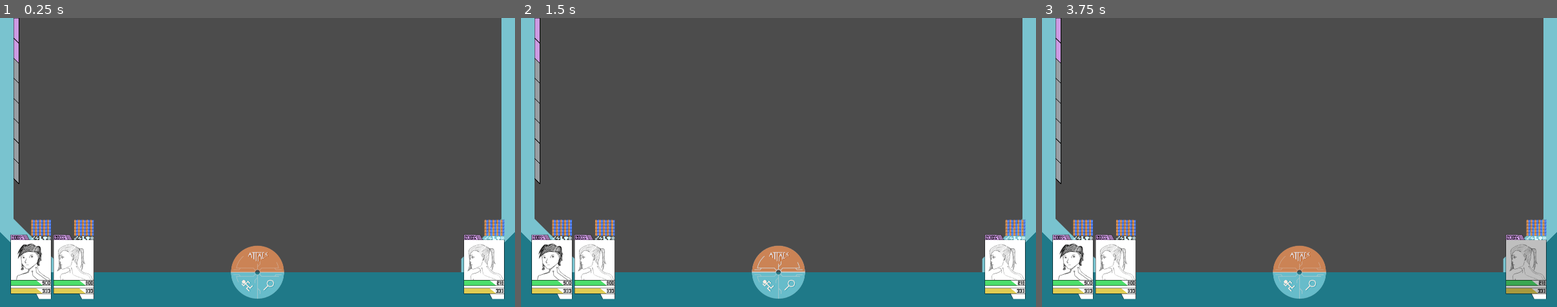
Above: before the commit, frames 1-3 (left to right).
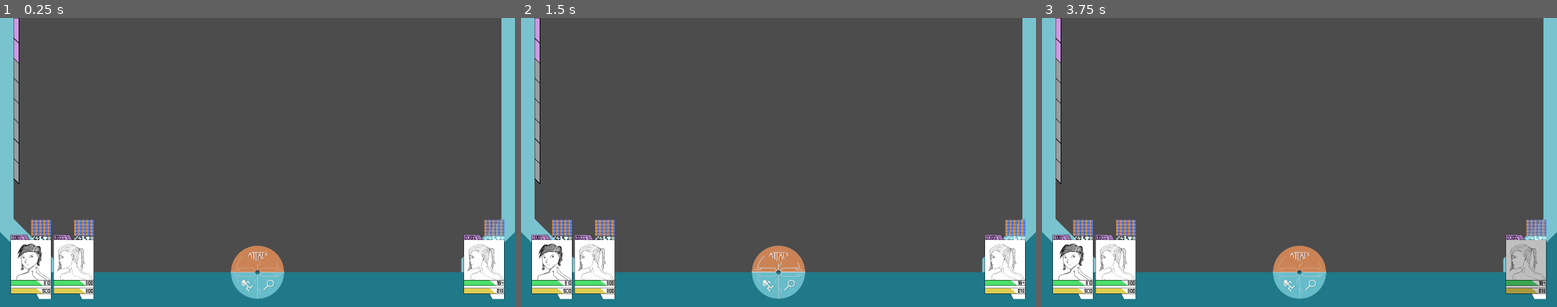
Above: after the commit, the same moments.

Repository: Team-Aurum/Project-C
Game: Godot game, scene res://Scenes/UITester.tscn
Two runs of this game, one before a commit and one after it. Both use one fixed random seed, a clock stepped at 60 frames per second and the inputs below. The engine's default icon, where the game draws it, is replaced by a stand-in: a white triangle on a blue panel in a dark square. Sound files missing from this copy of the repository are replaced by a short silence.
Inputs (mouse positions are in pixels of both pictures, inside the frame that each line leads up to):
- Up to frame 1 (0.25 s): no input
- Up to frame 2 (1.5 s): click (1005, 266) at 0.52 s; click (778, 257) at 1.25 s
- Up to frame 3 (3.75 s): click (1299, 286) at 2 s; click (1314, 286) at 2.75 s; click (1526, 266) at 3.52 s

The runs differ from the first frame. In frame 1, less than 0.1% of the frame differs, in the area x 8-98%, y 90-96%; in frame 2, less than 0.1%; in frame 3, less than 0.1%.

Commit message:
Damage Functioning
On a very basic level. Much more to do with it, but health now depletes and can be seen. EP also depletes

Diff:
--- a/Project C/Scripts/Battle/AttackData/FrederickTech1.gd
+++ b/Project C/Scripts/Battle/AttackData/FrederickTech1.gd
@@ -7,7 +7,7 @@
 	type = 0;
 	name = "Glimmer Slash";
 	power = 30;
-	resistance = [1, 4]; #Might be redundant
+	resistance = [1, 3]; #Might be redundant
 	anim = [0,0]; #Temporary
 	sound = null; #Temporary
 	hitNum = 1;
--- a/Project C/Scripts/Battle/CharacterData/Frederick.gd
+++ b/Project C/Scripts/Battle/CharacterData/Frederick.gd
@@ -40,6 +40,7 @@
 	rawSpeed = [3, 0.27];
 	rawDefense = [10, 0.9];
 	rawResistance = [8, 0.73];
+	resistances = [0, 2, 1, 3];
 
 func loadTechs():
 	techs[12001] = FrederickTech1.new();
--- a/Project C/Scripts/Battle/CharacterData/Zurine.gd
+++ b/Project C/Scripts/Battle/CharacterData/Zurine.gd
@@ -38,6 +38,7 @@
 	rawSpeed = [4, 0.36];
 	rawDefense = [6, 0.55];
 	rawResistance = [4, 0.36];
+	resistances = [1, 0, 2, 3];
 
 func loadTechs():
 	magicTechs[27001] = ZSute.new();
--- a/Project C/Scripts/Battle/Generics/Character.gd
+++ b/Project C/Scripts/Battle/Generics/Character.gd
@@ -22,7 +22,7 @@
 	HPBar = c.get_node("AnimationGroup/HPBar/color");
 	EPBar = c.get_node("AnimationGroup/EPBar/color");
 	HPNum = c.get_node("AnimationGroup/HPBar/NumberSpace/Label");
-	EPNum = c.get_node("AnimationGroup/HPBar/NumberSpace/Label");
+	EPNum = c.get_node("AnimationGroup/EPBar/NumberSpace/Label");
 	level = l;
 
 func calcStats():
--- a/Project C/Scripts/Battle/SceneInitialize.gd
+++ b/Project C/Scripts/Battle/SceneInitialize.gd
@@ -1,7 +1,7 @@
 extends Node2D
 
 var play1: Character; var play2: Character; var play3: Character; var play4: Character; var playerList: Dictionary;
-var enemy1: Character; var enemy2: Character; var enemy3: Character; var enemy4: Character;
+var enemy1: Character; var enemy2: Character; var enemy3: Character; var enemy4: Character; var enemyList: Dictionary;
 
 var techOptions: Array;
 var currentMenu: int = 0; var currentPlayer: int;
@@ -19,6 +19,7 @@
 	enemy1 = Zurine.new($Enemy1, 20);
 	playerList[1] = play1;
 	playerList[2] = play2;
+	enemyList[1] = enemy1;
 
 # Called every frame. 'delta' is the elapsed time since the previous frame.
 #func _process(delta):
@@ -146,6 +147,12 @@
 			currentTech = executingPlayer.magicTechs[id];
 		3:
 			pass
+	executingPlayer.currentEP -= currentTech.epCost;
+	if(executingPlayer.currentEP < 0):
+		executingPlayer.currentEP += currentTech.epCost;
+		$Dialog.visible = true;
+		$Dialog/Label.text = "Not enough EP";
+		return false;
 
 	var damageType = currentTech.type;
 
@@ -160,7 +167,7 @@
 	# First element of the target array determines single-target, aoe, or universal
 	print(currentTech.name + " Base Damage: " + str(baseDamage));
 	if(currentTech.target[0] == 1 || currentTech.target[0] == 2):
-		_calcFinalDamage(baseDamage, damageType, -1);
+		_calcFinalDamage(baseDamage, damageType, -1, currentTech);
 	else:
 		# Second element of the target array determines enemy or self targetting
 		if(currentTech.target[1] == 0):
@@ -175,19 +182,89 @@
 			$Player3/AnimationGroup/TextureButton.disconnect("pressed", self, "_on_Player3Button_pressed");
 			$Player4/AnimationGroup/TextureButton.disconnect("pressed", self, "_on_Player4Button_pressed");
 
-			$Enemy1/AnimationGroup/TextureButton.connect("pressed", self, "_calcFinalDamage", [baseDamage, damageType, enemy1]);
-			$Enemy2/AnimationGroup/TextureButton.connect("pressed", self, "_calcFinalDamage", [baseDamage, damageType, enemy2]);
-			$Enemy3/AnimationGroup/TextureButton.connect("pressed", self, "_calcFinalDamage", [baseDamage, damageType, enemy3]);
-			$Enemy4/AnimationGroup/TextureButton.connect("pressed", self, "_calcFinalDamage", [baseDamage, damageType, enemy4]);
+			$Enemy1/AnimationGroup/TextureButton.connect("pressed", self, "_calcFinalDamage", [baseDamage, damageType, enemy1, currentTech]);
+			$Enemy2/AnimationGroup/TextureButton.connect("pressed", self, "_calcFinalDamage", [baseDamage, damageType, enemy2, currentTech]);
+			$Enemy3/AnimationGroup/TextureButton.connect("pressed", self, "_calcFinalDamage", [baseDamage, damageType, enemy3, currentTech]);
+			$Enemy4/AnimationGroup/TextureButton.connect("pressed", self, "_calcFinalDamage", [baseDamage, damageType, enemy4, currentTech]);
 
 			$TechMenu/Header/ExitButton.disconnect("pressed", self, "_on_TechMenuExitButton_pressed");
 			$TechMenu/Header/ExitButton.connect("pressed", self, "_cancelAction");
 
 # TODO: Not finished yet, does the final damage calculations considering damage reduction
-func _calcFinalDamage(baseDamage, damageType, target):
+func _calcFinalDamage(baseDamage, damageType, target, attack):
 	print(str(baseDamage) + " Base damage of type " + str(damageType) + " on " + target.getName());
+	var rawDamage = 0;
+	match(damageType):
+		0: # Hybrid
+			for i in attack.resistance.size():
+				rawDamage += calcHybridDamage(int(baseDamage/attack.resistance.size()), target, attack, attack.resistance[i]);
+		1: # Fire
+			rawDamage = calcResistanceEffects(target.resistances[0], baseDamage - target.resistance);
+		2: # Ice
+			rawDamage = calcResistanceEffects(target.resistances[1], baseDamage - target.resistance);
+		3: # Elec
+			rawDamage = calcResistanceEffects(target.resistances[2], baseDamage - target.resistance);
+		4: # Wind
+			rawDamage = calcResistanceEffects(target.resistances[3], baseDamage - target.resistance);
+		5: # Physical
+			rawDamage = baseDamage - target.defense;
+		9:
+			pass
+		_:
+			pass
+	print("Final damage: " + str(rawDamage));
+	print("Target HP before damage: " + str(target.currentHP));
+	target.currentHP -= rawDamage;
+	if(target.currentHP < 0): target.currentHP = 0;
+	print("Target Current HP: " + str(target.currentHP));
+	_updateCharCards();
 	_cancelAction();
 	_on_TechMenuExitButton_pressed();
+
+# TODO: Not finished yet, specific helper method for handling hybrid damage
+func calcHybridDamage(baseDamage: int, target, attack, targetedRes: int) -> int:
+	var rawDamage: int;
+	match(targetedRes):
+		0:
+			rawDamage = calcResistanceEffects(0, baseDamage);
+		1:
+			rawDamage = baseDamage - target.defense;
+		2:
+			rawDamage = calcResistanceEffects(target.resistances[0], baseDamage - target.resistance);
+		3:
+			rawDamage = calcResistanceEffects(target.resistances[1], baseDamage - target.resistance);
+		4:
+			rawDamage = calcResistanceEffects(target.resistances[2], baseDamage - target.resistance);
+		5:
+			rawDamage = calcResistanceEffects(target.resistances[3], baseDamage - target.resistance);
+		6:
+			rawDamage = baseDamage - target.resistance;
+		7:
+			rawDamage = 0;
+		8:
+			rawDamage = -1;
+		_:
+			rawDamage = 0;
+	print("Part damage: " + str(rawDamage));
+	return rawDamage;
+
+# TODO: counts multiplicative shenanigans for elemental resistances
+func calcResistanceEffects(resNum: int, baseDamage: int) -> int:
+	match(resNum):
+		0:
+			return int(baseDamage * 1.5);
+		1:
+			return baseDamage;
+		2:
+			return int(baseDamage * 0.5);
+		3:
+			return 0;
+		4:
+			return -1;
+		5:
+			return -1;
+		_:
+			return 0;
 
 # Cancels the current action by resetting all listeners
 # _callcFinalDamage() calls this as part of its routine to reset the game back to its base state
@@ -205,6 +282,26 @@
 	$TechMenu/Header/ExitButton.disconnect("pressed", self, "_cancelAction");
 	$TechMenu/Header/ExitButton.connect("pressed", self, "_on_TechMenuExitButton_pressed");
 	$Dialog.visible = false;
+
+# Updates visual elements
+func _updateCharCards():
+	for ch in playerList:
+		var c = playerList[ch];
+		var hpFill = 120 * (c.currentHP/c.maxHP);
+		c.HPBar.polygon = [Vector2(0,0), Vector2(hpFill,0), Vector2(hpFill,20), Vector2(0, 20)];
+		c.HPNum.text = String(c.currentHP);
+		var epFill = 120 * (c.currentEP/c.maxEP);
+		c.EPBar.polygon = [Vector2(0,0), Vector2(epFill,0), Vector2(epFill,20), Vector2(0, 20)];
+		c.EPNum.text = String(c.currentEP);
+	for ch in enemyList:
+		var c = enemyList[ch];
+		var hpFill = 120 * (c.currentHP/c.maxHP);
+		c.HPBar.polygon = [Vector2(0,0), Vector2(hpFill,0), Vector2(hpFill,20), Vector2(0, 20)];
+		c.HPNum.text = String(c.currentHP);
+		var epFill = 120 * (c.currentEP/c.maxEP);
+		c.EPBar.polygon = [Vector2(0,0), Vector2(epFill,0), Vector2(epFill,20), Vector2(0, 20)];
+		c.EPNum.text = String(c.currentEP);
+	pass
 
 # Listener for button on Player1. Shifts Player1 card up and displays their tech menu
 func _on_Player1Button_pressed():
@@ -246,6 +343,7 @@
 func _on_TechMenuExitButton_pressed():
 	$TechMenu.visible = false;
 	$ControlPalette.visible = true;
+	$Dialog.visible = false;
 	$"Player1/AnimationPlayer".play("ShiftDown");
 	$"Player2/AnimationPlayer".play("ShiftDown");
 	$"Player3/AnimationPlayer".play("ShiftDown");
